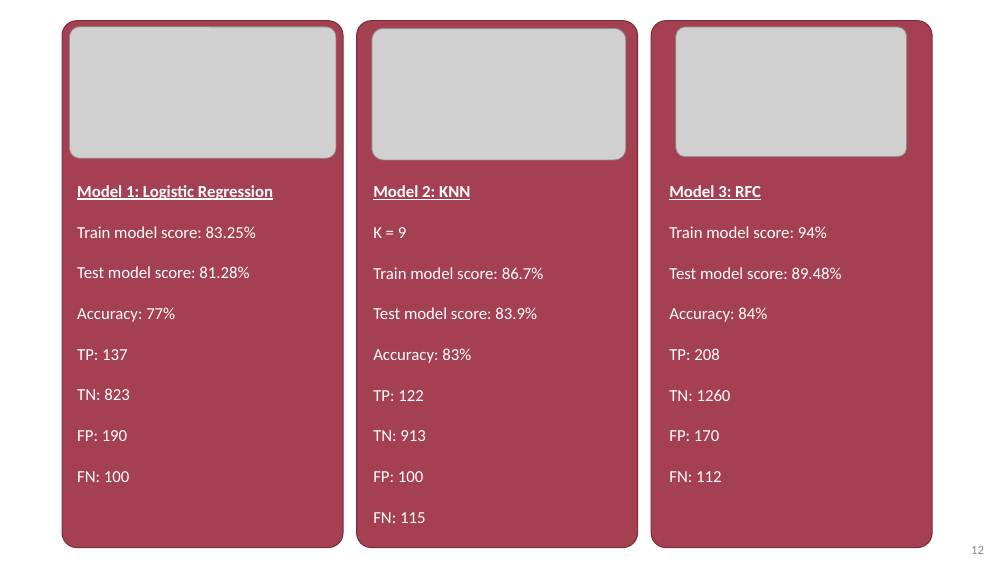
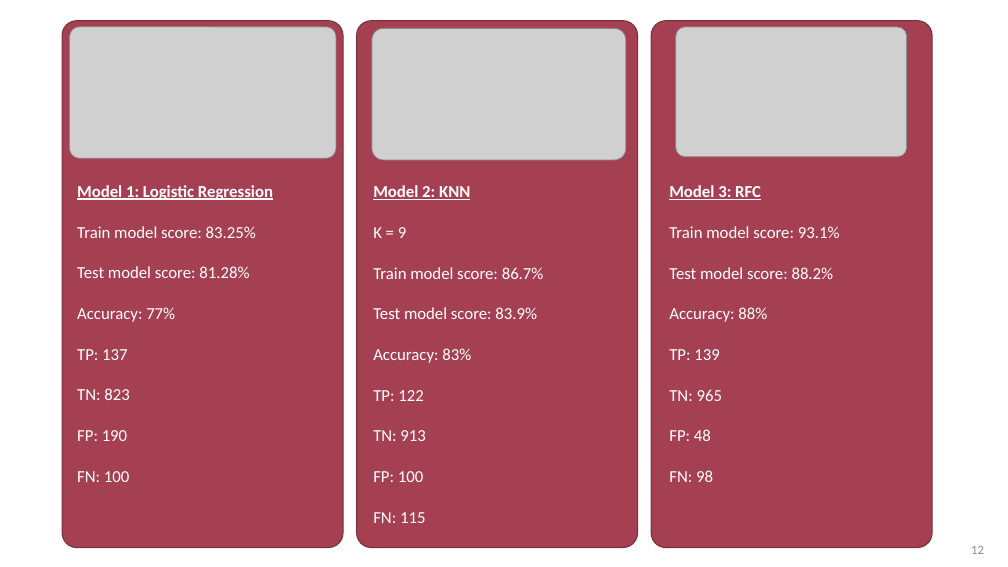
Before and after one commit to rita-s/customer-churn-prediction, a slide deck: slide 12 of Customer Churn Predictions using ml.pptx. Drawn at 1008x567 pixels with LibreOffice and Linux fonts; fonts in the diff are those of the drawing; grey boxes stand for pictures. Boxes give left, top, right and bottom in pixels: in the first picture for what was removed or moved away, otherwise in the second. Text is boxed around its words. In the diff, an @@ line names an element or a change of style, - is before the commit and + after.

```diff
--- a/Customer Churn Predictions using ml.pptx
+++ b/Customer Churn Predictions using ml.pptx
@@ text at (x1=669, y1=226, x2=840, y2=482): text changed @@
-Train model score: 94%
-Test model score: 89.48%
-Accuracy: 84%
-TP: 208
-TN: 1260
-FP: 170
-FN: 112
+Train model score: 93.1%
+Test model score: 88.2%
+Accuracy: 88%
+TP: 139
+TN: 965
+FP: 48
+FN: 98
```
Also in this commit, not shown: 2 other files.
